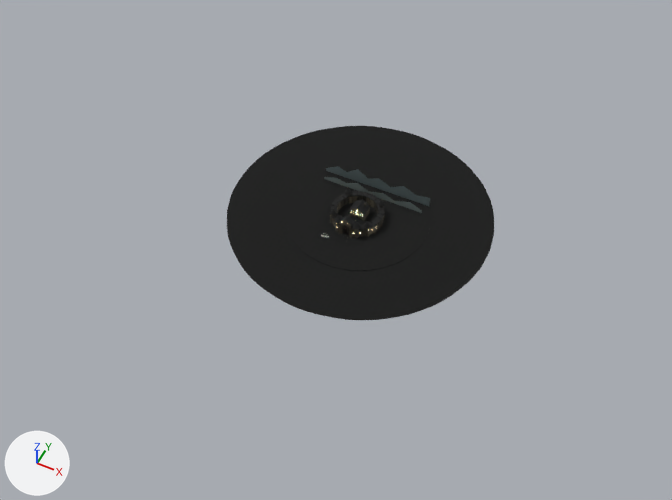
What one commit did to the glTF model public/assets/world/first-light-citadel.desktop.glb.
One viewpoint serves both versions: a 50 mm lens placed at (157.0, -342.0, 392.0), pointed at (2.0, -31.0, 3.0). The axes (+X, +Y, +Z) are drawn at lower left. The lights are the same throughout. The first picture is the older version. Where no turn or scale is listed for an object, it has been applied to the vertices.

Objects in the first picture: 'Approach earth', 'Foreground hill', 'Gate gable left roof edge', 'Horizon massif' and 3 more.
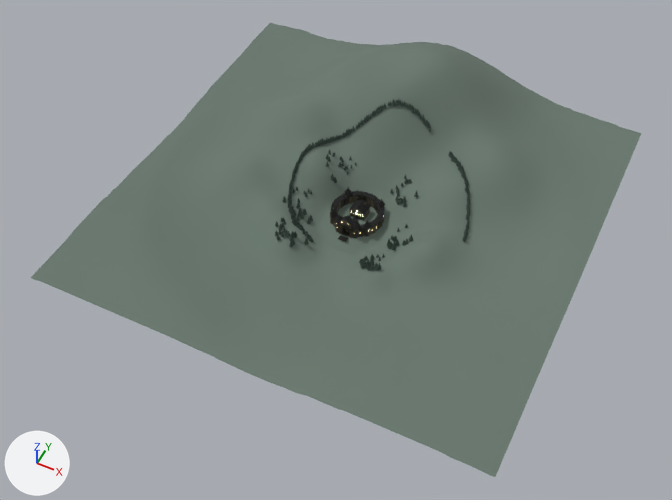
Where the newer file only moved an object's origin or applied its transform, the numbers keep the older frame.

Scene script edits in JSON lines:
```json
{"op": "add", "block": "mat_country_pine", "code": ["mat_country_pine = principled_material('Country pine')", "mat_country_pine.base_color = (0.0431, 0.0706, 0.0549)  # greyish green #3b4b42", "mat_country_pine.roughness = 0.98"]}
{"op": "add", "block": "mat_country_soil", "code": ["mat_country_soil = principled_material('Country soil')", "mat_country_soil.base_color = (0.141, 0.188, 0.157)  # grey #69786e", "mat_country_soil.roughness = 0.98"]}
{"op": "add", "block": "me_country_pinemesh", "code": ["me_country_pinemesh = bpy.data.meshes.new('Country pineMesh')", "me_country_pinemesh.from_pydata(...)  # 20304 vertices, 34592 faces; spans x -76.1..33.6, y -49.6..49.6, z -24.7..24.7", "me_country_pinemesh.materials.append(mat_country_pine)  # greyish green #3b4b42"]}
{"op": "add", "block": "me_country_groundmesh", "code": ["me_country_groundmesh = bpy.data.meshes.new('Country groundMesh')", "me_country_groundmesh.from_pydata(...)  # 4948 vertices, 9664 faces; spans x -3047.0..-2787.0, y -629.0..-370.0, z -2133.0..-2069.0", "me_country_groundmesh.materials.append(mat_country_soil)  # grey #69786e"]}
{"op": "remove", "block": "ob_approach_earth", "code": ["ob_approach_earth = bpy.data.objects.new('Approach earth', me_cylinder)", "ob_approach_earth.location = (2897.9, -15.3, -0.6)"]}
{"op": "remove", "block": "ob_foreground_hill", "code": ["ob_foreground_hill = bpy.data.objects.new('Foreground hill', me_foreground_hillmesh)", "ob_foreground_hill.location = (1188.9, 12.1, 3.1)"]}
{"op": "remove", "block": "ob_horizon_massif", "code": ["ob_horizon_massif = bpy.data.objects.new('Horizon massif', me_horizon_massifmesh)", "ob_horizon_massif.location = (1263.2, 18.6, 5.0)"]}
{"op": "add", "block": "ob_country_pinemesh", "code": ["ob_country_pinemesh = bpy.data.objects.new('Country pineMesh', me_country_pinemesh)", "ob_country_pinemesh.location = (32.3, 5.6, 24.7)"]}
{"op": "add", "block": "ob_country_ground", "code": ["ob_country_ground = bpy.data.objects.new('Country ground', me_country_groundmesh)", "ob_country_ground.location = (2916.8, 499.6, 2129.5)"]}
```

Boxes [x1, y1, x2, y2] around the edits, measured in the pictures (672 x 500 px):
```json
{"object": "Country ground", "change": "added", "after": [31, 23, 642, 477]}
{"object": "Approach earth", "change": "deleted", "before": [227, 126, 494, 320]}
{"object": "Country pineMesh", "change": "added", "after": [275, 99, 470, 270]}
{"object": "Horizon massif", "change": "deleted", "before": [326, 166, 430, 206]}
{"object": "Foreground hill", "change": "deleted", "before": [324, 177, 422, 213]}
```
